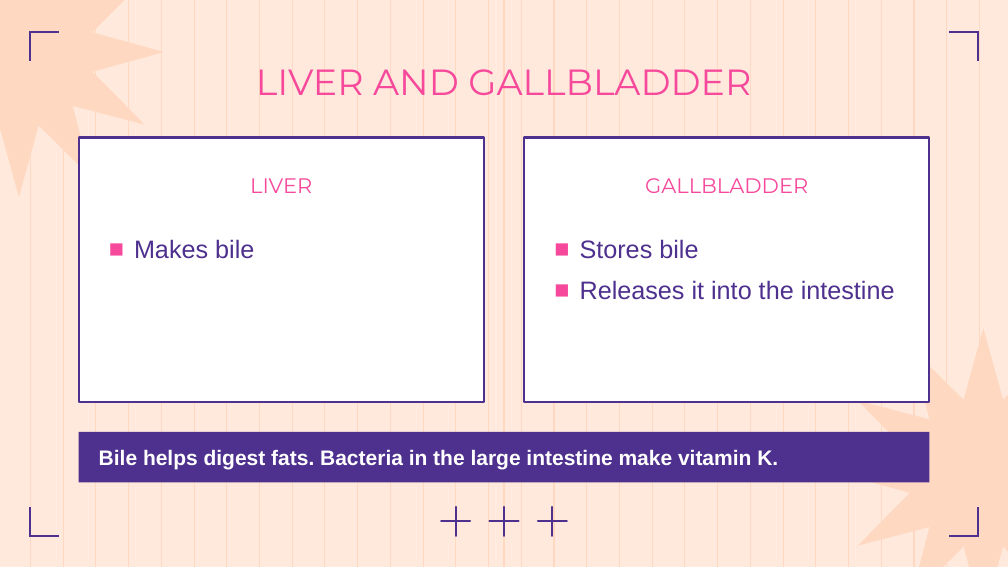
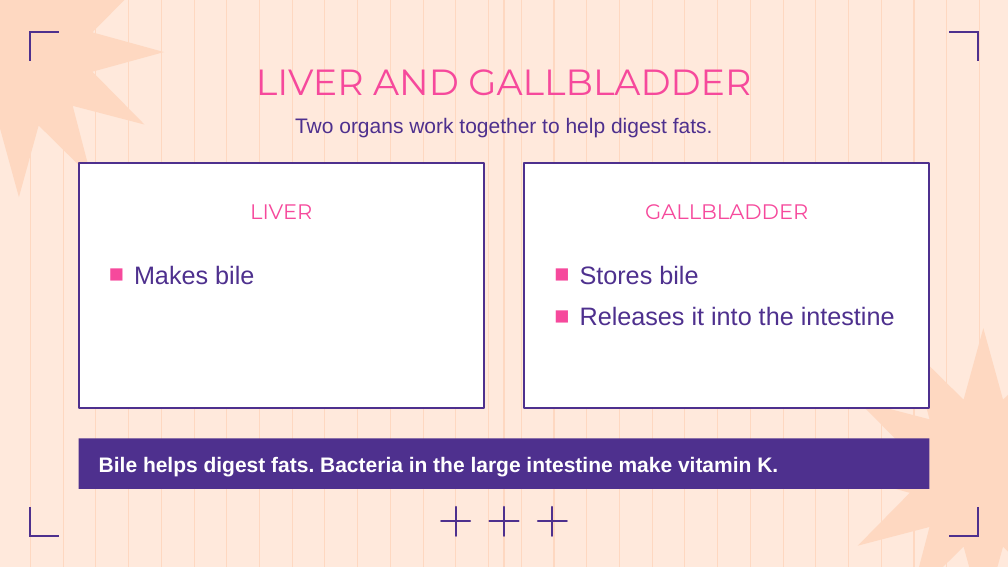
Before and after one commit to Ezkiel2004/Anthropotomy, a slide deck: slide 11 of docs/body-systems/digestive-system.pptx (slide 9 before the commit). Drawn at 1008x567 pixels with LibreOffice and Linux fonts; fonts in the diff are those of the drawing. Boxes give left, top, right and bottom in pixels: in the first picture for what was removed or moved away, otherwise in the second. Text is boxed around its words. In the diff, an @@ line names an element or a change of style, - is before the commit and + after.

```diff
--- a/docs/body-systems/digestive-system.pptx
+++ b/docs/body-systems/digestive-system.pptx
@@ text added at bbox=[295, 117, 713, 138], 15 pt, text #4E308E @@
+Two organs work together to help digest fats.
@@ rectangle: place and size @@
-rectangle at bbox=[79, 137, 484, 401]
+rectangle at bbox=[79, 163, 484, 408]
@@ rectangle: place and size @@
-rectangle at bbox=[524, 137, 929, 401]
+rectangle at bbox=[524, 163, 929, 408]
@@ text "LIVER": place and size @@
-text "LIVER" at bbox=[250, 178, 312, 193]
+text "LIVER" at bbox=[250, 204, 312, 219]
@@ text "GALLBLADDER": place and size @@
-text "GALLBLADDER" at bbox=[645, 178, 808, 193]
+text "GALLBLADDER" at bbox=[645, 204, 808, 219]
@@ text "Makes bile": place and size @@
-text "Makes bile" at bbox=[134, 239, 254, 259]
+text "Makes bile" at bbox=[134, 265, 254, 285]
@@ text "Stores bile": place and size @@
-text "Stores bile" at bbox=[580, 239, 895, 300]
+text "Stores bile" at bbox=[580, 265, 895, 326]
@@ rectangle "Bile helps digest fats. Bacteria ...": place and size @@
-rectangle "Bile helps digest fats. Bacteria ..." at bbox=[79, 432, 929, 483]
+rectangle "Bile helps digest fats. Bacteria ..." at bbox=[79, 438, 929, 489]
```
Also in this commit, not shown: 5 other slides changed, 2 slides added, 10 other files.
